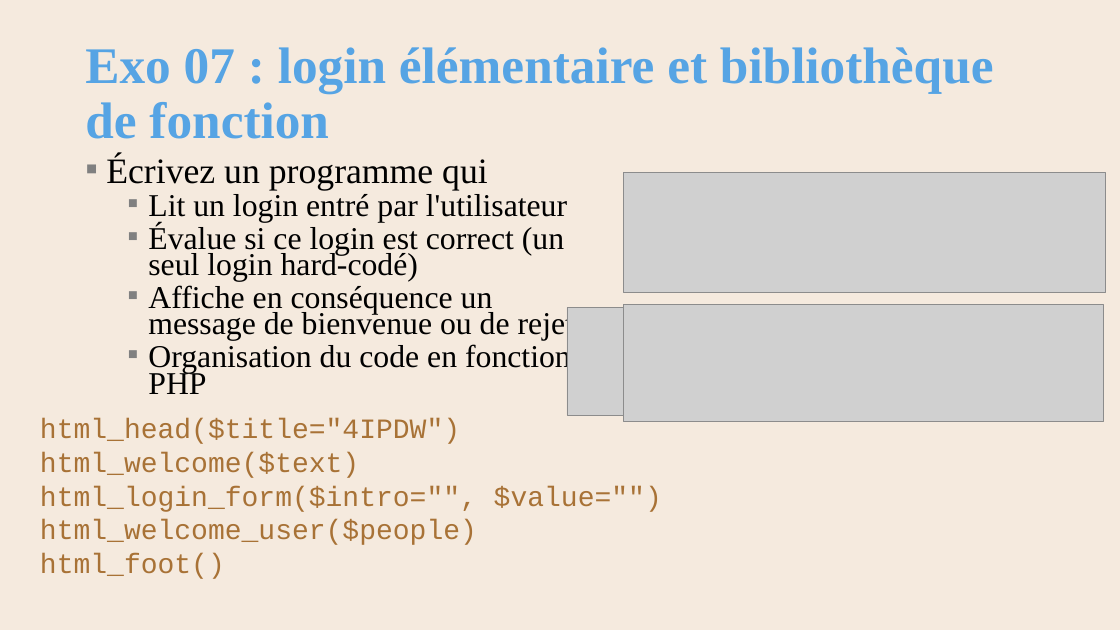
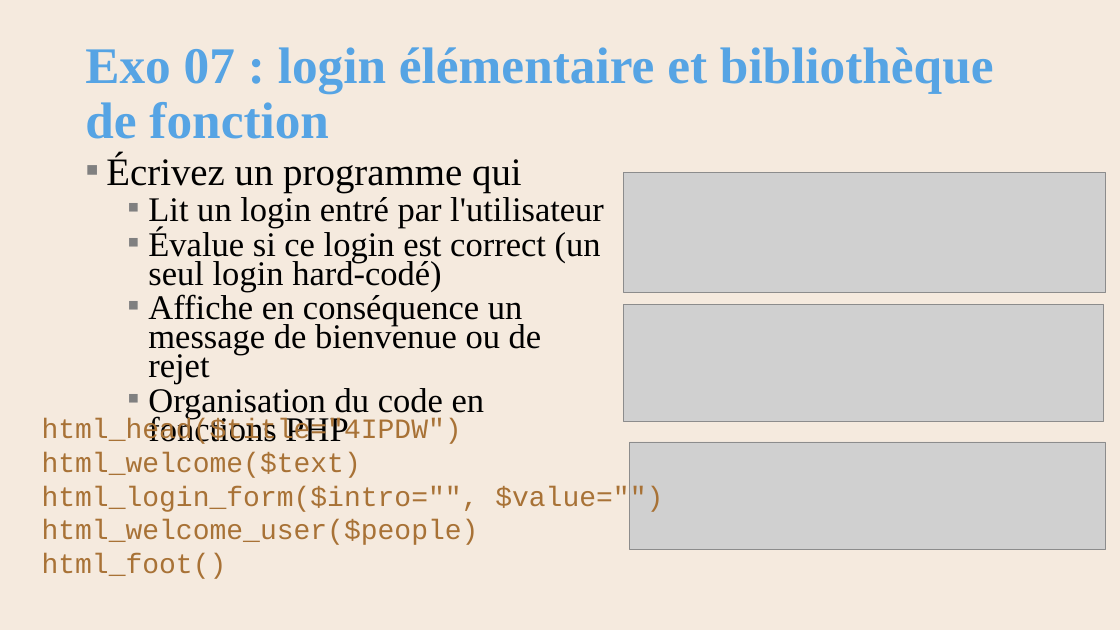
Before and after one commit to AlainWafflard/4IPW3, a slide deck: slide 20 of syllabus/22_traitement_formulaire/syllabus_22_php_form.pptx. Drawn at 1120x630 pixels with LibreOffice and Linux fonts; fonts in the diff are those of the drawing; grey boxes stand for pictures; background and template pictures are left out. Boxes give left, top, right and bottom in pixels: in the first picture for what was removed or moved away, otherwise in the second. Text is boxed around its words. In the diff, an @@ line names an element or a change of style, - is before the commit and + after.

Commit message:
cours 2025/12/08

```diff
--- a/syllabus/22_traitement_formulaire/syllabus_22_php_form.pptx
+++ b/syllabus/22_traitement_formulaire/syllabus_22_php_form.pptx
@@ text "Écrivez un programme qui" at <box>106,155,604,444</box>: size 30.6 to 33.3 pt in "Écrivez un programme qui"; size 27.2 to 29.6 pt in "Lit un login entré par l'utilisateur", "Évalue si ce login est correct (un ...", "Affiche en conséquence un message de bienvenue ...", "Organisation du code en fonctions PHP" @@
@@ picture: place and size @@
-picture at <box>567,308,1044,415</box>
+picture at <box>629,442,1106,549</box>
```
